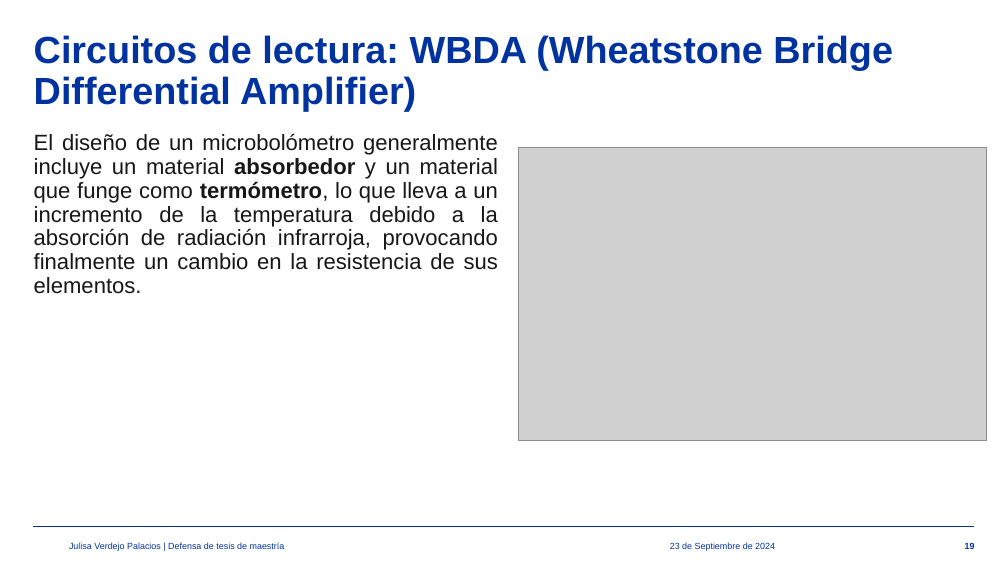
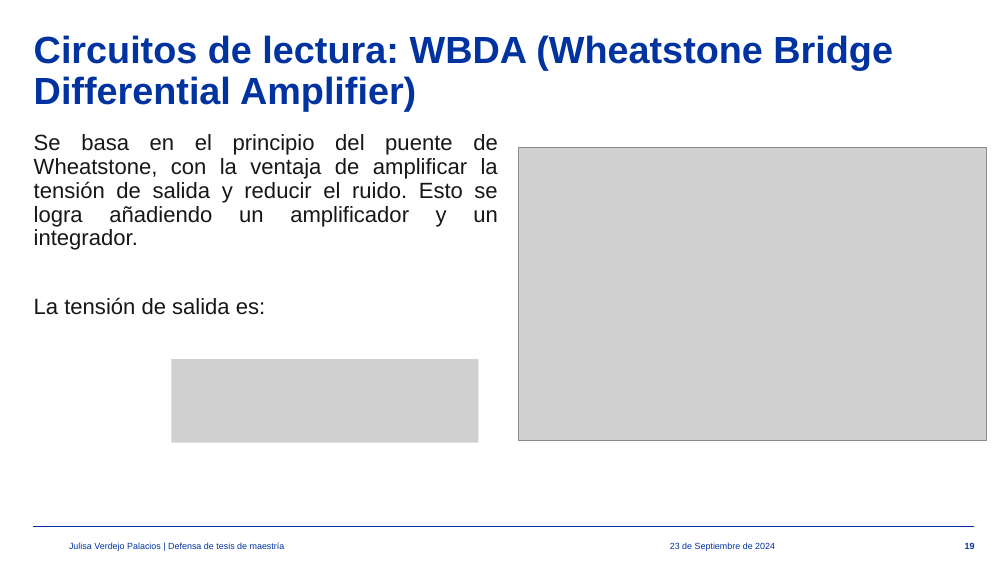
Before and after one commit to julisaverdejo/tesis_maestria, a slide deck: slide 19 of presentacion/presentacion_maestria.pptx. Drawn at 1008x567 pixels with LibreOffice and Linux fonts; fonts in the diff are those of the drawing; grey boxes stand for pictures; background and template pictures are left out. Boxes give left, top, right and bottom in pixels: in the first picture for what was removed or moved away, otherwise in the second. Text is boxed around its words. In the diff, an @@ line names an element or a change of style, - is before the commit and + after.

```diff
--- a/presentacion/presentacion_maestria.pptx
+++ b/presentacion/presentacion_maestria.pptx
@@ text at [34, 134, 498, 315]: text changed @@
-El diseño de un microbolómetro generalmente incluye un material absorbedor y un material que funge como termómetro, lo que lleva a un incremento de la temperatura debido a la absorción de radiación infrarroja, provocando finalmente un cambio en la resistencia de sus elementos.
+Se basa en el principio del puente de Wheatstone, con la ventaja de amplificar la tensión de salida y reducir el ruido. Esto se logra añadiendo un amplificador y un integrador.
+La tensión de salida es:
@@ picture added at [172, 359, 479, 442] @@
```
Also in this commit, not shown: 11 other slides changed, 3 other files.
